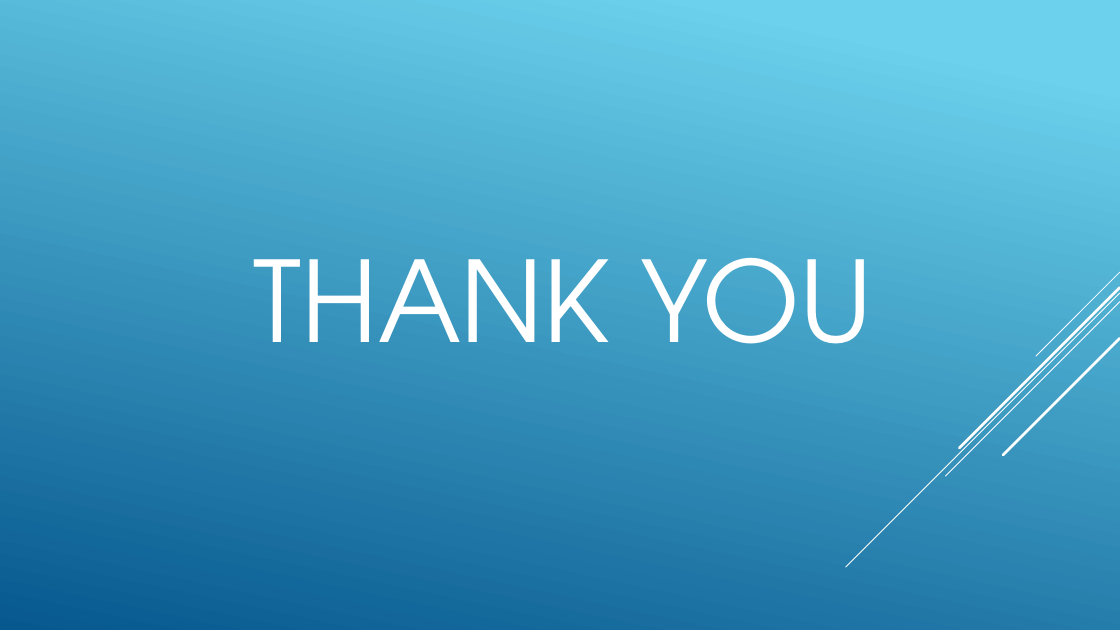
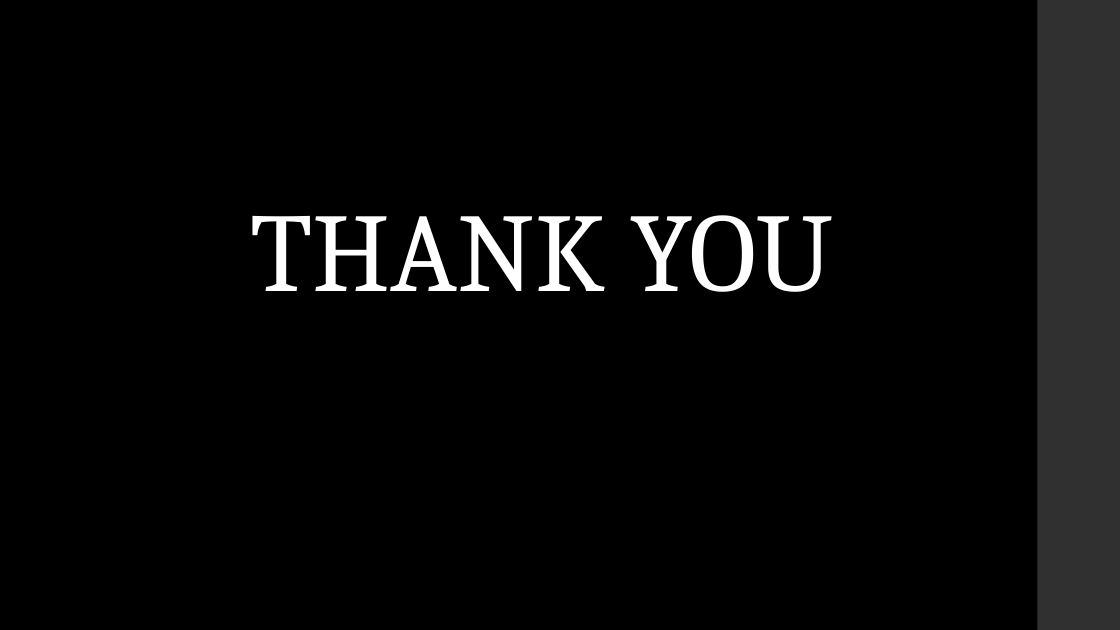
Before and after one commit to jrv1302/AirAware, a slide deck: slide 8 of Project Presentation.pptx (slide 9 before the commit). Drawn at 1120x630 pixels with LibreOffice and Linux fonts; fonts in the diff are those of the drawing. Boxes give left, top, right and bottom in pixels: in the first picture for what was removed or moved away, otherwise in the second. Text is boxed around its words. In the diff, an @@ line names an element or a change of style, - is before the commit and + after.

```diff
--- a/Project Presentation.pptx
+++ b/Project Presentation.pptx
@@ background gradient #6ED2EB to #06588E to #000000 @@
@@ rectangle added at [1038,0,1120,630], fill #303030 @@
@@ text "THANK YOU": place and size @@
-text "THANK YOU" at [254,257,873,344]
+text "THANK YOU" at [251,215,834,292]
@@ text "THANK YOU" at [251,215,834,292]: font TeX Gyre Adventor to Cambria @@
@@ group removed at [846,272,1120,567]: 5 lines @@
```
Also in this commit, not shown: 5 other slides changed, 2 slides added, 3 slides removed, 1 other file.
